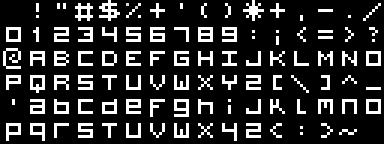
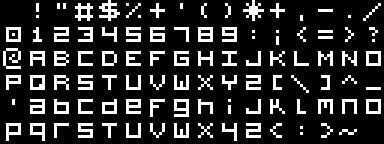
Layered file, before and after one edit (w=384, h=144). Changes by layer:
painted on "Eingefügte Ebene #1" over (x1=12, y1=33, x2=69, y2=93)
